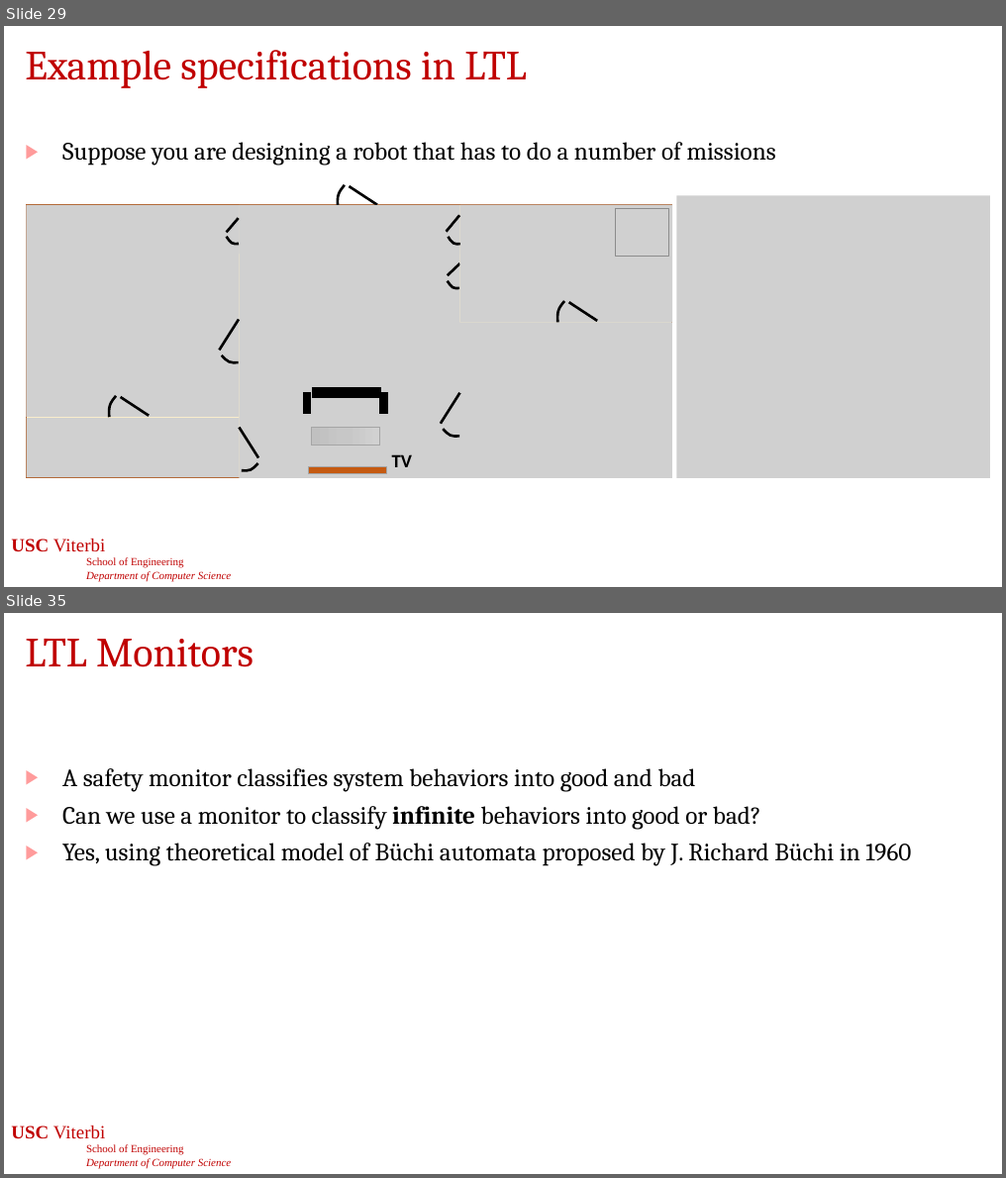
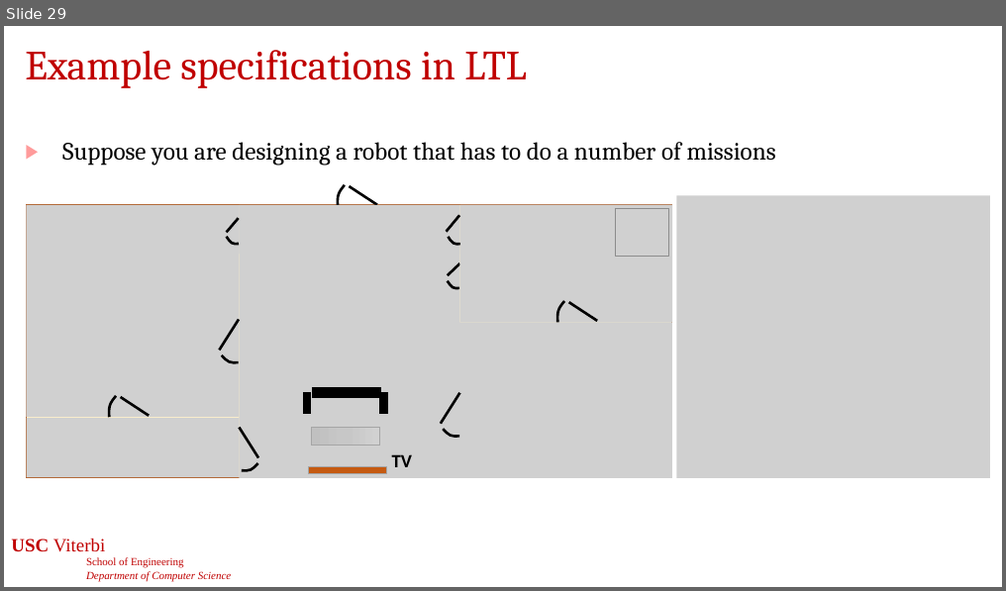
Before and after one commit to jdeshmukh/jdeshmukh.github.io, a slide deck: teaching/cs513-autocps-fall-2026/slides/6-LTL.pptx. Shown one above the other, each under a label of ours: slides 29 and 35 before the commit, slide 29 after it; the slides between them are not shown. The pictures are 1006x1178 and 1006x591 pixels, drawn with LibreOffice and Linux fonts; fonts in the diff are those of the drawing; grey boxes stand for pictures; background and template pictures are left out. Boxes give left, top, right and bottom in pixels: in the first picture for what was removed or moved away, otherwise in the second. Text is boxed around its words. In the diff, an @@ line names an element or a change of style, - is before the commit and + after.

```diff
--- a/teaching/cs513-autocps-fall-2026/slides/6-LTL.pptx
+++ b/teaching/cs513-autocps-fall-2026/slides/6-LTL.pptx
@@ slide 35 removed at [4, 613, 1002, 1174], background #FFFFFF; not listed: 1 template element that a slide beside it also shows @@
@@ title removed at [25, 638, 253, 667] @@
-LTL Monitors
@@ text removed at [62, 768, 911, 866] @@
-▶ A safety monitor classifies system behaviors into good and bad
-▶ Can we use a monitor to classify infinite behaviors into good or bad?
-▶ Yes, using theoretical model of Büchi automata proposed by J. Richard Büchi in 1960
@@ page number removed at [391, 1134, 616, 1163] @@
-35
```
Also in this commit, not shown: 13 other slides removed, 3 other files.
